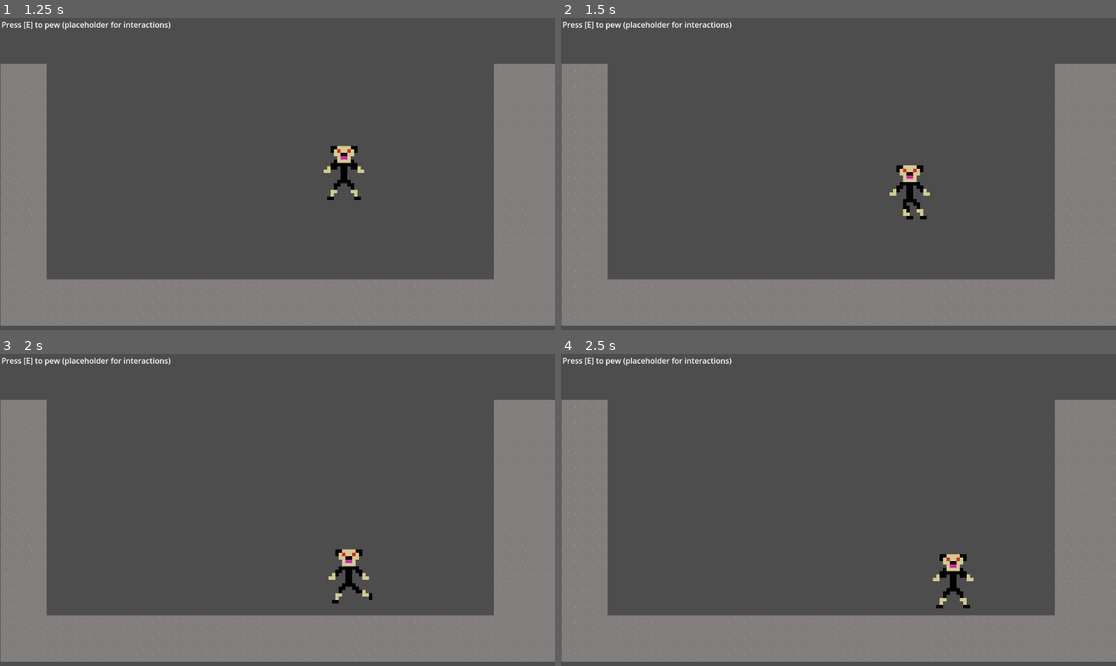
Above: before the commit, frames 1-4 (two rows, left to right).
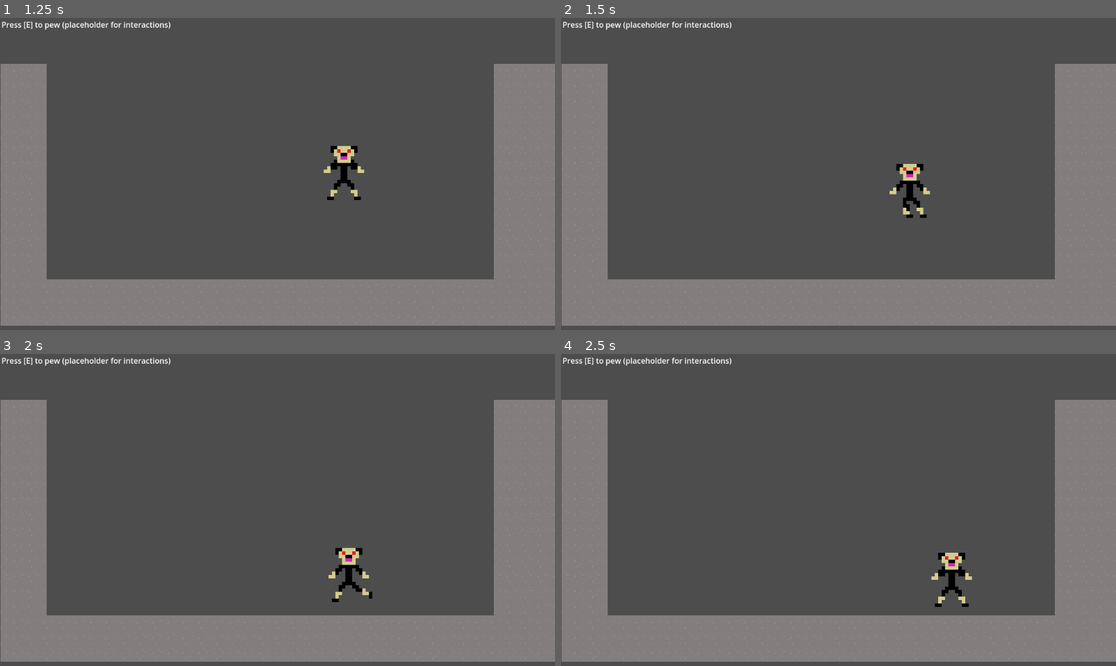
Above: after the commit, the same moments.

Repository: HuskyGameDev/2024f-team12
Game: Godot game, scene res://Scenes/Levels/LevelOne/LevelOne.tscn
Same seed, same stepped clock (60 frames per second), same inputs: the game is played once before the commit and once after it.
Inputs:
- Up to frame 1 (1.25 s): tap E (primary_action) at 0.5, 0.6 s; hold D (right) from 0.53 s (still down)
- Up to frame 2 (1.5 s): tap E (primary_action) at 1.25, 1.35 s; release D (right) at 1.28 s; hold S (down) from 1.28 s (still down)
- Up to frame 3 (2 s): keep holding S (down)
- Up to frame 4 (2.5 s): tap E (primary_action) at 2, 2.1 s; release S (down) at 2.03 s; hold D (right) from 2.03 s (still down)

Frame 1 is identical in both runs. In frame 2, 0.2% of the frame differs, in the area x 59-67%, y 46-65%; in frame 3, 0.2%; in frame 4, 0.4%, in the area x 66-75%, y 63-82%.

Commit message:
No more diagonals
Rewrote the movement to only allow for left, right, up, down.

Diff:
--- a/Scenes/Characters/Player/Scripts/player.gd
+++ b/Scenes/Characters/Player/Scripts/player.gd
@@ -2,6 +2,9 @@
 
 # Change this value to adjust how fast the character moves
 var speed = 200
+
+var moving = false
+var movdir = 0
 
 # Called when the node enters the scene tree for the first time.
 func _ready() -> void:
@@ -14,10 +17,26 @@
 # 		i.e. speed = 10 * delta (10 pixels per second)
 # 		diagram of how it works: https://imgur.com/a/NRzrdtG
 func _process(delta: float) -> void:
-	# movement
-	var direction = Input.get_vector("left","right","up","down")
-	position += direction * speed * delta
-
-	# interaction
-	if (Input.is_action_just_pressed("primary_action")):
-		print("Pew Pew")
+	# User Input
+	if(Input.is_anything_pressed()):
+		if (Input.is_action_pressed("left") && (moving == false || movdir == 1)):
+			position.x -= speed * delta
+			moving = true
+			movdir = 1
+		elif (Input.is_action_pressed("right") && (moving == false || movdir == 2)):
+			position.x += speed * delta
+			moving = true
+			movdir = 2
+		elif (Input.is_action_pressed("down") && (moving == false || movdir == 3)):
+			position.y += speed * delta
+			moving = true
+			movdir = 3
+		elif (Input.is_action_pressed("up") && (moving == false || movdir == 4)):
+			position.y -= speed * delta
+			moving = true
+			movdir = 4
+		else:
+			moving = false
+			movdir = 0
+		if (Input.is_action_just_pressed("primary_action")):
+			print("Pew Pew")
